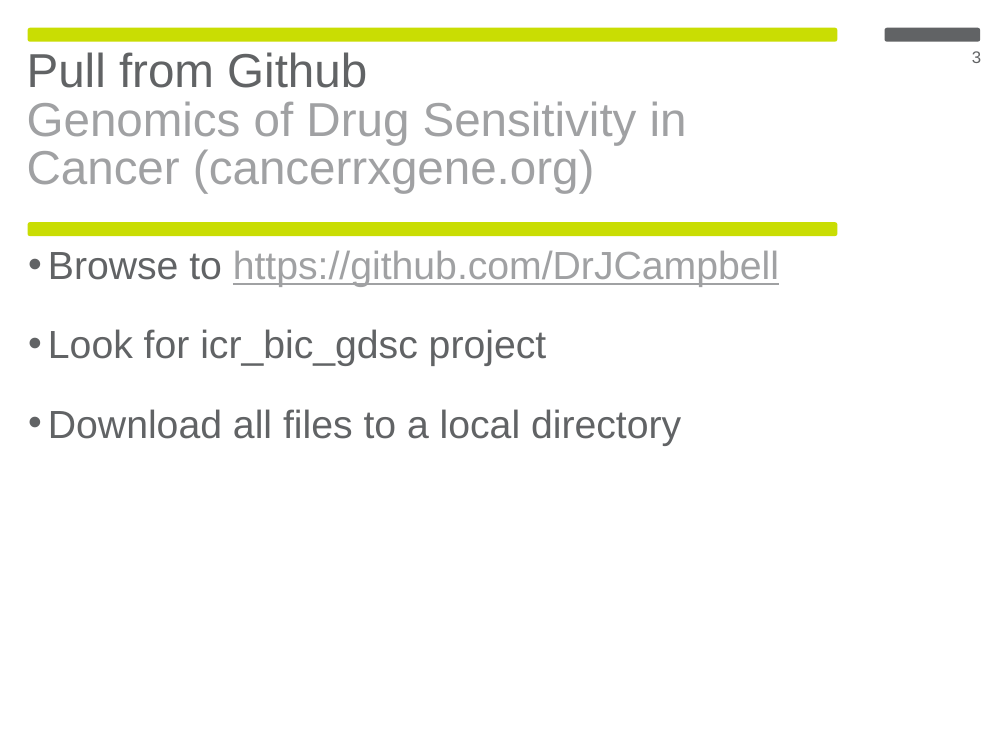
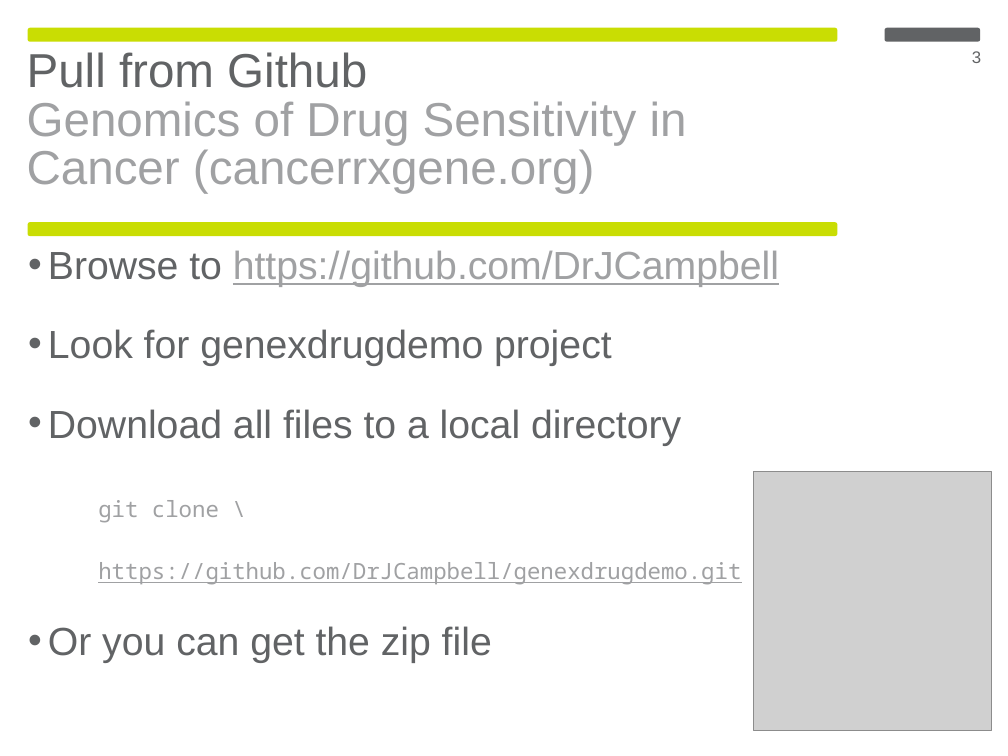
Before and after one commit to aleonidou/genexdrugdemo, a slide deck: slide 3 of genexdemo_slides.pptx. Drawn at 1008x756 pixels with LibreOffice and Linux fonts; fonts in the diff are those of the drawing; grey boxes stand for pictures. Boxes give left, top, right and bottom in pixels: in the first picture for what was removed or moved away, otherwise in the second. Text is boxed around its words. In the diff, an @@ line names an element or a change of style, - is before the commit and + after.

```diff
--- a/genexdemo_slides.pptx
+++ b/genexdemo_slides.pptx
@@ text at [48, 329, 612, 366]: text changed @@
-  • Look for icr_bic_gdsc project
+  • Look for genexdrugdemo project
@@ picture added at [753, 472, 991, 731] @@
@@ text at [48, 500, 741, 663]: paragraphs added @@
+  git clone \
+  https://github.com/DrJCampbell/genexdrugdemo.git
+  • Or you can get the zip file
```
Also in this commit, not shown: 1 other slide changed, 10 slides added, 1 slide removed, 1 other file.
